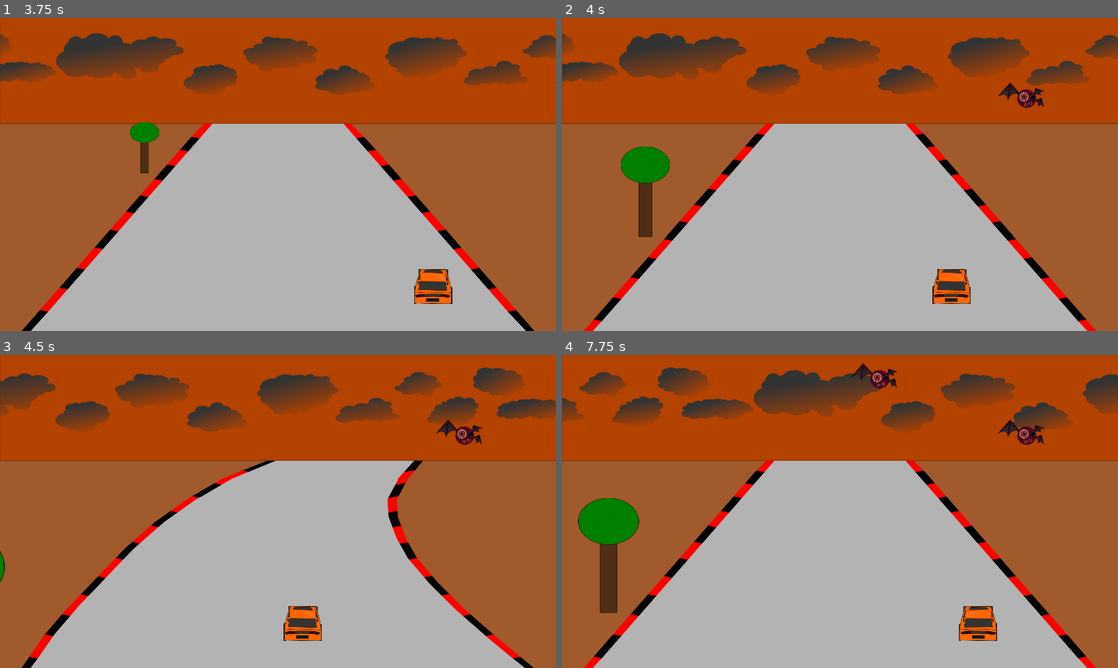
Above: before the commit, frames 1-4 (two rows, left to right).
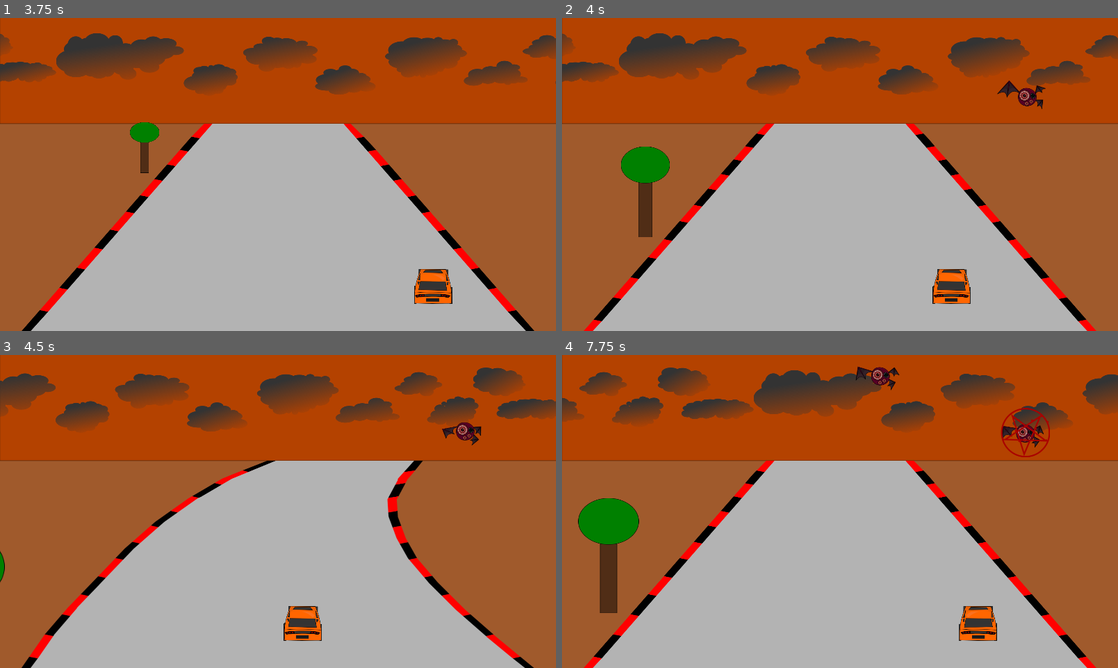
Above: after the commit, the same moments.

Repository: adambraude/LD47
Game: Godot game, scene res://Main.tscn
Two runs of this game, one before a commit and one after it. Both use one fixed random seed, a clock stepped at 60 frames per second and the inputs below.
Inputs:
- Up to frame 1 (3.75 s): hold Right (ui_right) 0.53-1.28 s; hold Down (ui_down) 1.28-2.03 s; hold Right (ui_right) 2.03-2.78 s; hold Up (ui_up) 2.78-3.53 s; hold Left (ui_left) from 3.53 s (still down)
- Up to frame 2 (4 s): keep holding Left (ui_left)
- Up to frame 3 (4.5 s): keep holding Left (ui_left)
- Up to frame 4 (7.75 s): release Left (ui_left) at 5.03 s; hold Down (ui_down) 5.03-5.78 s; hold Right (ui_right) 5.78-6.53 s; hold Up (ui_up) 6.53-7.28 s; hold Right (ui_right) from 7.28 s (still down)

Frame 1 is identical in both runs. In frame 2, 0.3% of the frame differs, in the area x 78-87%, y 20-30%; in frame 3, 0.3%; in frame 4, 0.8%, in the area x 52-88%, y 2-33%.

Commit message:
Bat animation improvements

Diff:
--- a/Background.tscn
+++ b/Background.tscn
@@ -190,7 +190,6 @@
 
 [node name="Background" type="ParallaxBackground"]
 script = ExtResource( 2 )
-speed = -890
 
 [node name="Background" type="Sprite" parent="."]
 position = Vector2( 960.944, 538.337 )
@@ -203,15 +202,14 @@
 
 [node name="Clouds" type="Sprite" parent="ParallaxLayer2"]
 position = Vector2( 1067.25, 155.844 )
-scale = Vector2( 1, 1 )
 texture = ExtResource( 96 )
 
 [node name="Road" type="AnimatedSprite" parent="."]
 position = Vector2( 960, 724.711 )
 scale = Vector2( 1, 1.00565 )
 frames = SubResource( 1 )
-animation = "RoadTurnRight"
-frame = 36
+animation = "Road"
+frame = 3
 playing = true
 
 [node name="TrackAnimator" type="AnimationPlayer" parent="Road"]
@@ -219,8 +217,8 @@
 anims/Road = SubResource( 2 )
 
 [node name="Tree" type="Sprite" parent="."]
-position = Vector2( -400, 1050 )
-scale = Vector2( 2.5, 2 )
+position = Vector2( 625, 350 )
+scale = Vector2( 0.402148, 0.241901 )
 texture = ExtResource( 5 )
 offset = Vector2( 4.1001, 20.2762 )
 
--- a/BatEnemy.gd
+++ b/BatEnemy.gd
@@ -14,7 +14,25 @@
 
 # Called when the node enters the scene tree for the first time.
 func _ready():
-	pass # Replace with function body.
+	$AnimatedSprite.play("Flap")
+	attackWait()
+
+func attackWait():
+	var timer = Timer.new()
+
+	var wait = randf()*2+1
+	timer.set_wait_time(wait)
+
+	timer.set_one_shot(true)
+
+	timer.connect("timeout", self, "attack")
+
+	add_child(timer)
+
+	timer.start()
+
+func attack():
+	$AnimatedSprite.play("Attack")
 
 func getSpawn():
 	# Find a spawning location that is allowed by the bat
--- a/BatEnemy.tscn
+++ b/BatEnemy.tscn
@@ -1,14 +1,56 @@
-[gd_scene load_steps=5 format=2]
+[gd_scene load_steps=42 format=2]
 
-[ext_resource path="res://assets/felbat_null.png" type="Texture" id=1]
+[ext_resource path="res://assets/Armature_felbat_flap_12.png" type="Texture" id=1]
 [ext_resource path="res://BatEnemy.gd" type="Script" id=2]
+[ext_resource path="res://assets/Armature_felbat_flap_02.png" type="Texture" id=3]
+[ext_resource path="res://assets/Armature_felbat_flap_01.png" type="Texture" id=4]
+[ext_resource path="res://assets/Armature_felbat_flap_05.png" type="Texture" id=5]
+[ext_resource path="res://assets/Armature_felbat_flap_03.png" type="Texture" id=6]
+[ext_resource path="res://assets/Armature_felbat_flap_08.png" type="Texture" id=7]
+[ext_resource path="res://assets/Armature_felbat_flap_18.png" type="Texture" id=8]
+[ext_resource path="res://assets/Armature_felbat_flap_07.png" type="Texture" id=9]
+[ext_resource path="res://assets/Armature_felbat_flap_09.png" type="Texture" id=10]
+[ext_resource path="res://assets/Armature_felbat_flap_14.png" type="Texture" id=11]
+[ext_resource path="res://assets/Armature_felbat_flap_15.png" type="Texture" id=12]
+[ext_resource path="res://assets/Armature_felbat_flap_04.png" type="Texture" id=13]
+[ext_resource path="res://assets/Armature_felbat_flap_13.png" type="Texture" id=14]
+[ext_resource path="res://assets/Armature_felbat_flap_06.png" type="Texture" id=15]
+[ext_resource path="res://assets/Armature_felbat_flap_10.png" type="Texture" id=16]
+[ext_resource path="res://assets/Armature_felbat_flap_17.png" type="Texture" id=17]
+[ext_resource path="res://assets/Armature_felbat_flap_11.png" type="Texture" id=18]
+[ext_resource path="res://assets/Armature_felbat_flap_16.png" type="Texture" id=19]
+[ext_resource path="res://assets/Armature_felbat_flap_00.png" type="Texture" id=20]
+[ext_resource path="res://assets/Armature_felbat_flap_attack_18.png" type="Texture" id=21]
+[ext_resource path="res://assets/Armature_felbat_flap_attack_03.png" type="Texture" id=22]
+[ext_resource path="res://assets/Armature_felbat_flap_attack_02.png" type="Texture" id=23]
+[ext_resource path="res://assets/Armature_felbat_flap_attack_04.png" type="Texture" id=24]
+[ext_resource path="res://assets/Armature_felbat_flap_attack_05.png" type="Texture" id=25]
+[ext_resource path="res://assets/Armature_felbat_flap_attack_07.png" type="Texture" id=26]
+[ext_resource path="res://assets/Armature_felbat_flap_attack_09.png" type="Texture" id=27]
+[ext_resource path="res://assets/Armature_felbat_flap_attack_10.png" type="Texture" id=28]
+[ext_resource path="res://assets/Armature_felbat_flap_attack_11.png" type="Texture" id=29]
+[ext_resource path="res://assets/Armature_felbat_flap_attack_12.png" type="Texture" id=30]
+[ext_resource path="res://assets/Armature_felbat_flap_attack_13.png" type="Texture" id=31]
+[ext_resource path="res://assets/Armature_felbat_flap_attack_14.png" type="Texture" id=32]
+[ext_resource path="res://assets/Armature_felbat_flap_attack_00.png" type="Texture" id=33]
+[ext_resource path="res://assets/Armature_felbat_flap_attack_06.png" type="Texture" id=34]
+[ext_resource path="res://assets/Armature_felbat_flap_attack_08.png" type="Texture" id=35]
+[ext_resource path="res://assets/Armature_felbat_flap_attack_16.png" type="Texture" id=36]
+[ext_resource path="res://assets/Armature_felbat_flap_attack_01.png" type="Texture" id=37]
+[ext_resource path="res://assets/Armature_felbat_flap_attack_17.png" type="Texture" id=38]
+[ext_resource path="res://assets/Armature_felbat_flap_attack_15.png" type="Texture" id=39]
 
 [sub_resource type="SpriteFrames" id=1]
 animations = [ {
-"frames": [ ExtResource( 1 ) ],
+"frames": [ ExtResource( 20 ), ExtResource( 4 ), ExtResource( 3 ), ExtResource( 6 ), ExtResource( 13 ), ExtResource( 5 ), ExtResource( 15 ), ExtResource( 9 ), ExtResource( 7 ), ExtResource( 10 ), ExtResource( 16 ), ExtResource( 18 ), ExtResource( 1 ), ExtResource( 14 ), ExtResource( 11 ), ExtResource( 12 ), ExtResource( 19 ), ExtResource( 17 ), ExtResource( 8 ) ],
 "loop": true,
-"name": "default",
-"speed": 5.0
+"name": "Flap",
+"speed": 24.0
+}, {
+"frames": [ ExtResource( 33 ), ExtResource( 37 ), ExtResource( 23 ), ExtResource( 22 ), ExtResource( 24 ), ExtResource( 25 ), ExtResource( 34 ), ExtResource( 26 ), ExtResource( 35 ), ExtResource( 27 ), ExtResource( 28 ), ExtResource( 29 ), ExtResource( 30 ), ExtResource( 31 ), ExtResource( 32 ), ExtResource( 39 ), ExtResource( 36 ), ExtResource( 38 ), ExtResource( 21 ) ],
+"loop": true,
+"name": "Attack",
+"speed": 24.0
 } ]
 
 [sub_resource type="RectangleShape2D" id=2]
@@ -22,9 +64,8 @@
 script = ExtResource( 2 )
 
 [node name="AnimatedSprite" type="AnimatedSprite" parent="."]
-position = Vector2( 7.07629, 3.01968 )
 frames = SubResource( 1 )
-offset = Vector2( -8.59576, -3.92712 )
+animation = "Attack"
 
 [node name="HitBox" type="CollisionShape2D" parent="."]
 position = Vector2( -0.522705, -1.3923 )
--- a/Main.tscn
+++ b/Main.tscn
@@ -10,10 +10,9 @@
 BatEnemy = ExtResource( 3 )
 
 [node name="Background" parent="." instance=ExtResource( 1 )]
-speed = 10
 
-[node name="Road" parent="Background/ParallaxLayer" index="1"]
-frame = 3
+[node name="Road" parent="Background" index="2"]
+frame = 0
 
 [node name="MobTimer" type="Timer" parent="."]
 wait_time = 2.0
--- a/Player.gd
+++ b/Player.gd
@@ -48,7 +48,7 @@
 		$AnimatedSprite.animation = "default"
 
 
-func _on_Player_body_entered(body):
+func _on_Player_body_entered(_body):
 	print("Player was hit")
 	hide()
 	emit_signal("hit")
